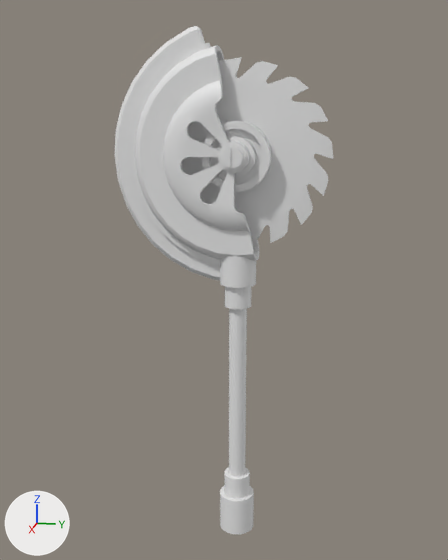
Two versions of the FBX model Assets/3Dmodels/3Dmodels_Weapons/3Dmodels_Weapons_Melee/3Dmodel_Weapon_Melee_FirefighterCircularSaw/3Dmodel_Weapon_Melee_FirefighterCircularSaw.fbx, one commit apart.
The view is the same before and after, from a 50 mm camera at (1.028, 0.181, 0.456) aimed at (-0.008, -0.026, 0.197). The axes (+X, +Y, +Z) are drawn at lower left. The lights are the same throughout. The picture after the commit comes second. Where no turn or scale is listed for an object, it has been applied to the vertices.

In view in the first picture: 'Balde_Low', 'Saw_Low'.
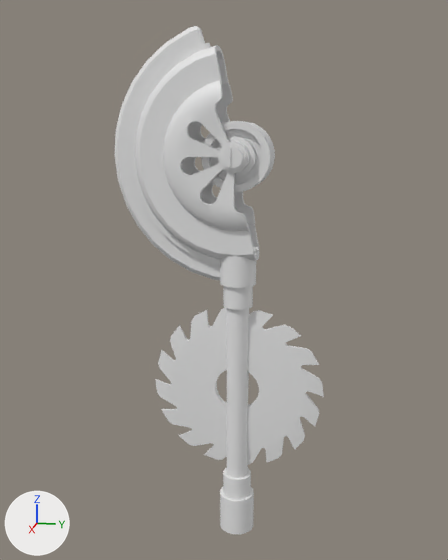
Boxes [x1, y1, x2, y2] around the edits, measured in the pictures (448 x 560 px):
'Balde_Low', moved
    before: [182, 57, 333, 245]
    after: [155, 307, 324, 465]

The edits, one by one:
me_cylinder_001 is used by ob_balde_low; location (0.0, 0.0, 0.0).
me_cylinder_001 had 384 vertices, 480 faces and spanned x -0.006..0.006, y -0.154..0.154, z 0.256..0.564.
me_cylinder_001 now has 384 vertices, 480 faces and spans x -0.006..0.006, y -0.154..0.154, z -0.154..0.154.
me_cylinder_001 part 1: the whole mesh is moved by (0.0, 0.0, -0.41).
